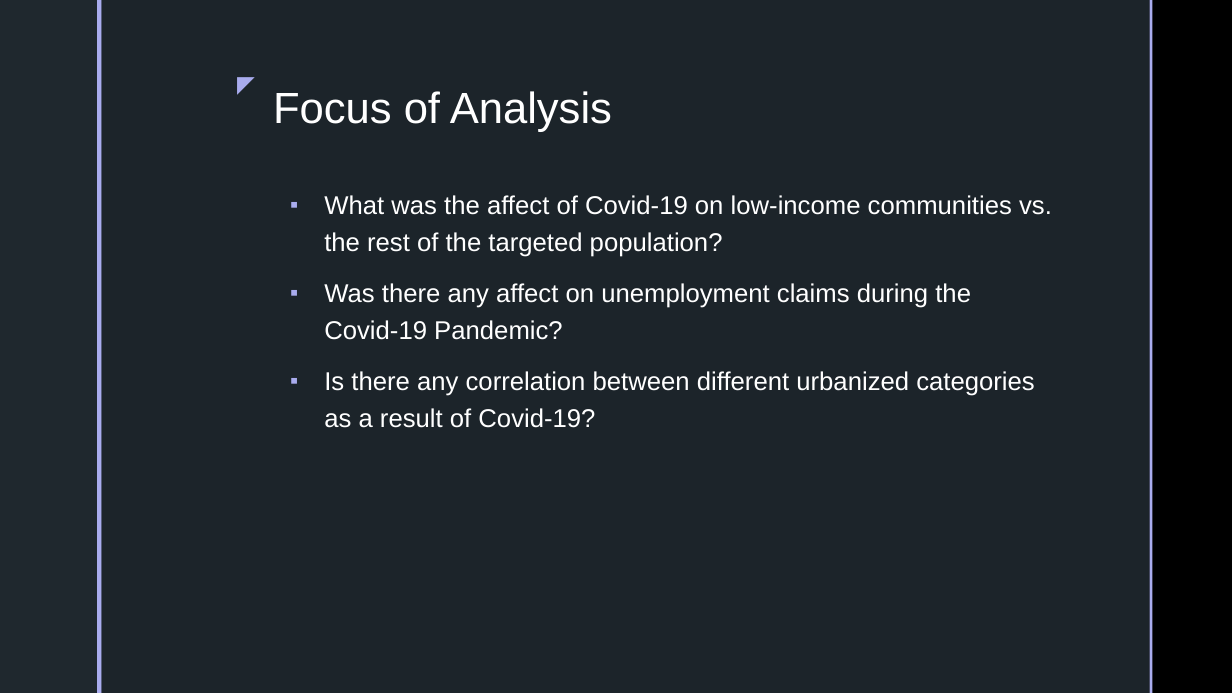
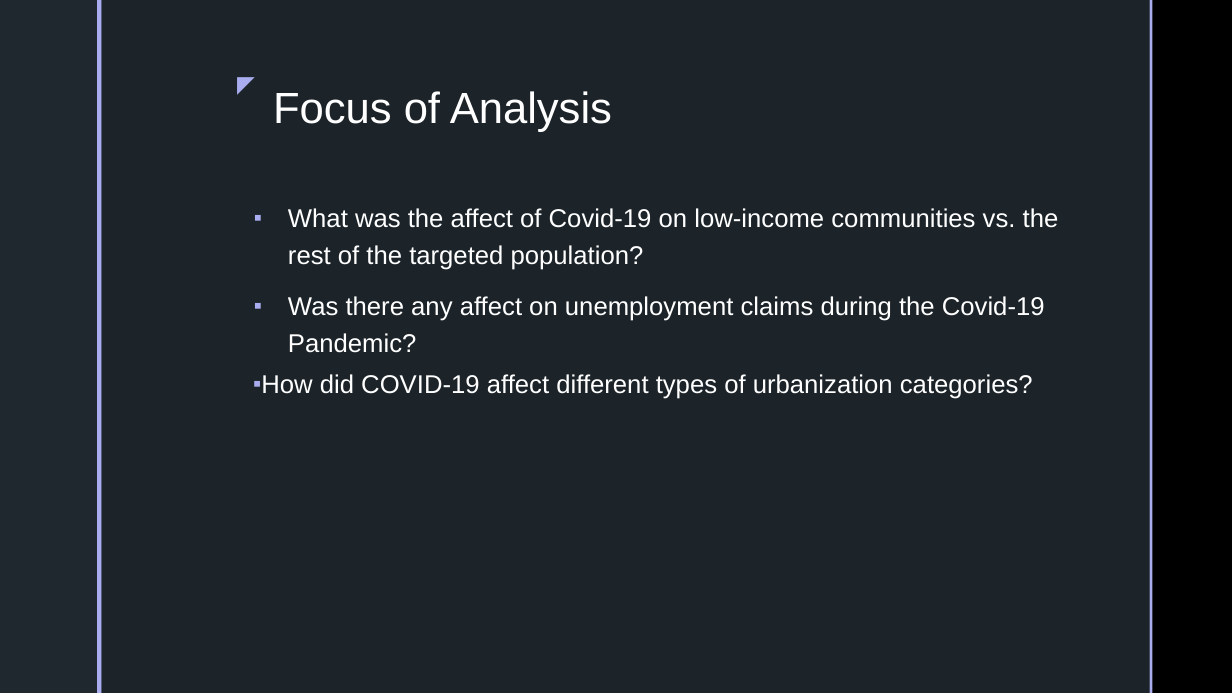
Before and after one commit to inkosi-codes/Covid-19-and-Low-Income-Communities, a slide deck: slide 5 of docs/Presentation/Power-Point.pptx (slide 4 before the commit). Drawn at 1232x693 pixels with LibreOffice and Linux fonts; fonts in the diff are those of the drawing; background and template pictures are left out. Boxes give left, top, right and bottom in pixels: in the first picture for what was removed or moved away, otherwise in the second. Text is boxed around its words. In the diff, an @@ line names an element or a change of style, - is before the commit and + after.

```diff
--- a/docs/Presentation/Power-Point.pptx
+++ b/docs/Presentation/Power-Point.pptx
@@ text "What was the affect of ...": place and size @@
-text "What was the affect of ..." at (324,195,1052,428)
+text "What was the affect of ..." at (261,208,1059,399)
@@ text at (261,374,1033,399): text changed @@
-▪ Is there any correlation between different urbanized categories as a result of Covid-19?
+▪ How did COVID-19 affect different types of urbanization categories?
```
Also in this commit, not shown: 1 other slide changed, 5 slides added, 3 slides removed, 4 other files.
